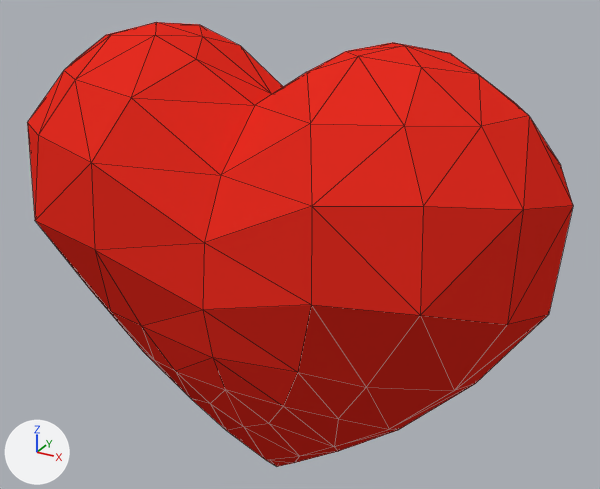
Before and after pictures for a commit that changed the Blender file Assets/Models/heart.blend.
Both versions are drawn from a 50 mm lens placed at (1.313, -2.206, 2.048), pointed at (0.057, 0.079, 0.906). The axes (+X, +Y, +Z) are drawn at lower left. The lights are the same throughout. Mesh edges are drawn as thin lines.
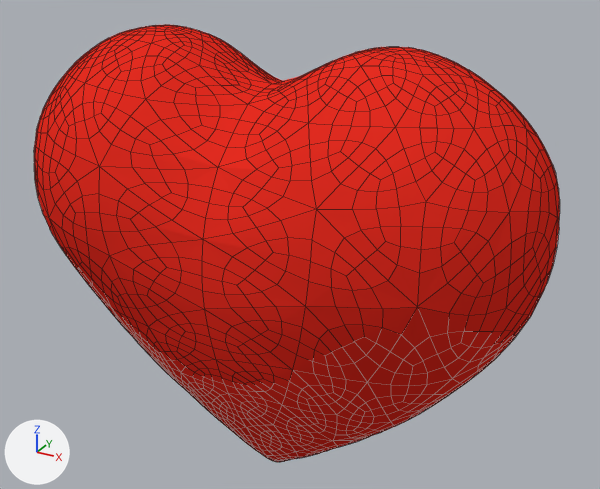
Edits to the bpy script that builds the scene:
```text
Change ob_sphere:
    add _m = ob_sphere.modifiers.new('Subsurf', 'SUBSURF')
    add _m.levels = 2
```

Where the change shows, as pixel boxes [x1, y1, x2, y2] in the pictures (600 x 489 px):
'Sphere', modifiers changed
    before: [27, 22, 573, 467]
    after: [34, 25, 560, 462]
